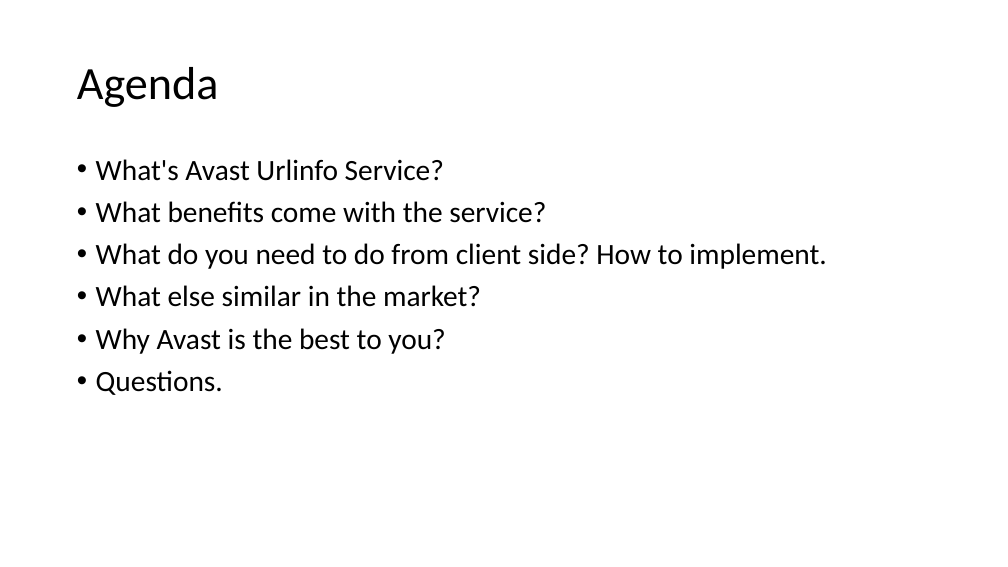
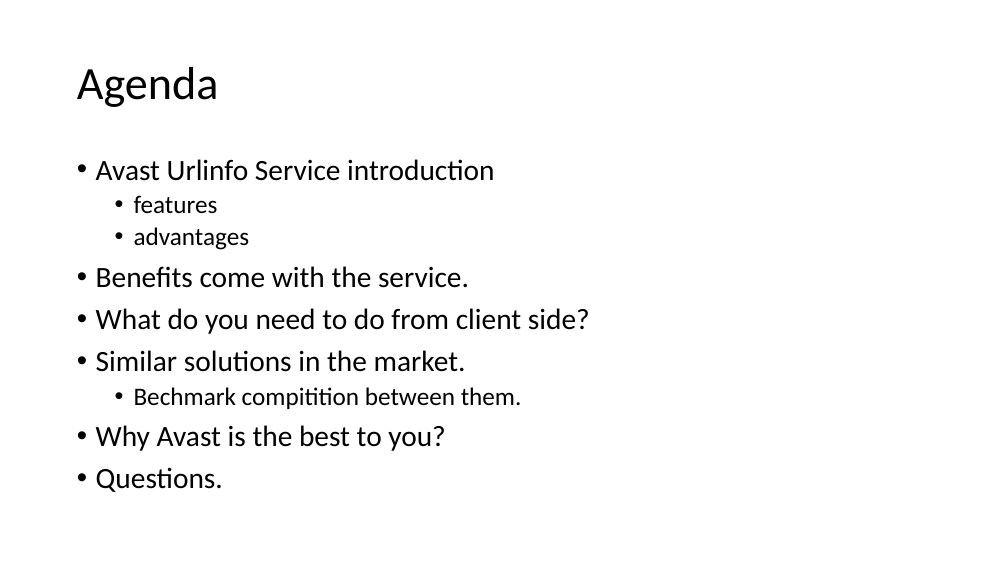
Before and after one commit to jacqbb/webscan, a slide deck: slide 2 of urlinfo_presentation.pptx. Drawn at 1008x567 pixels with LibreOffice and Linux fonts; fonts in the diff are those of the drawing. Boxes give left, top, right and bottom in pixels: in the first picture for what was removed or moved away, otherwise in the second. Text is boxed around its words. In the diff, an @@ line names an element or a change of style, - is before the commit and + after.

Commit message:
change PPT Agenda to ensure a clearer roadmap for potential clients

```diff
--- a/urlinfo_presentation.pptx
+++ b/urlinfo_presentation.pptx
@@ text at box(96, 159, 590, 409): text changed @@
-• What's Avast Urlinfo Service?
-• What benefits come with the service?
-• What do you need to do from client side? How to implement.
-• What else similar in the market?
+• Avast Urlinfo Service introduction
+  • features
+  • advantages
+• Benefits come with the service.
+• What do you need to do from client side?
+• Similar solutions in the market.
+  • Bechmark compitition between them.
```
Also in this commit, not shown: 1 other slide changed.
